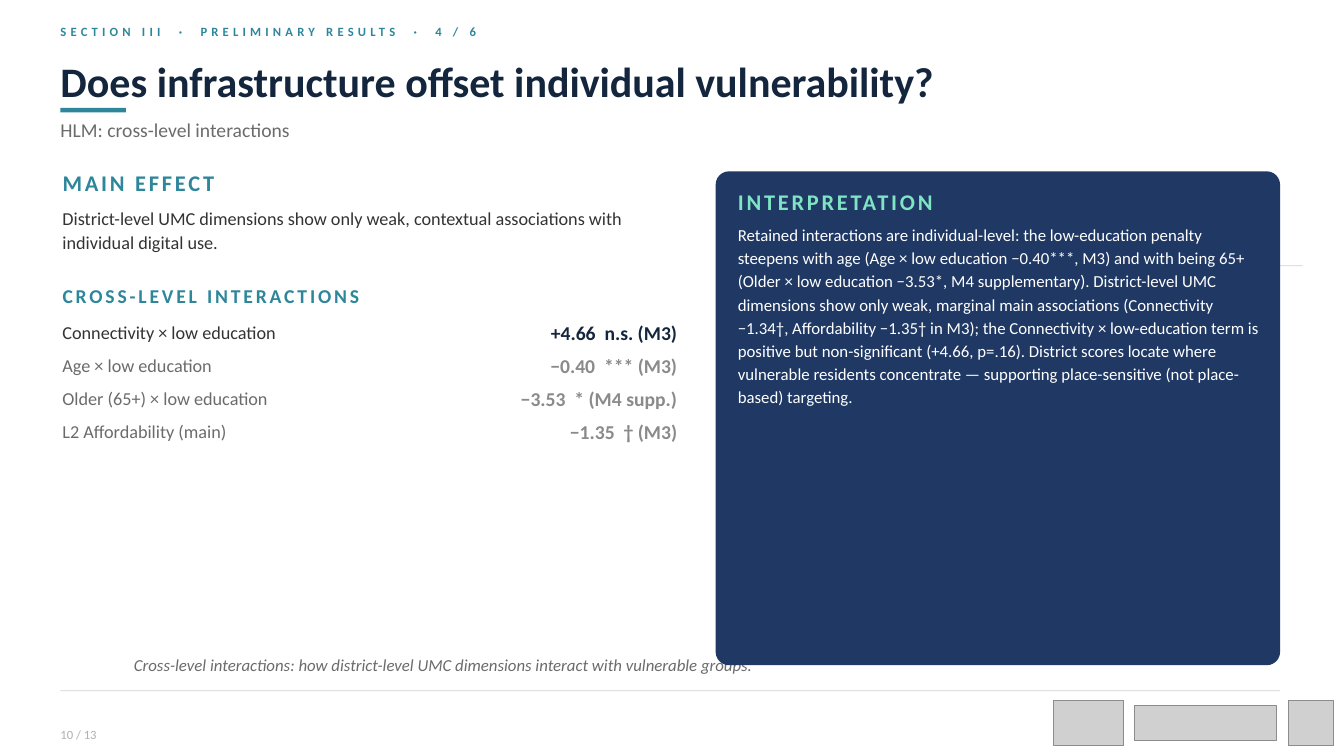
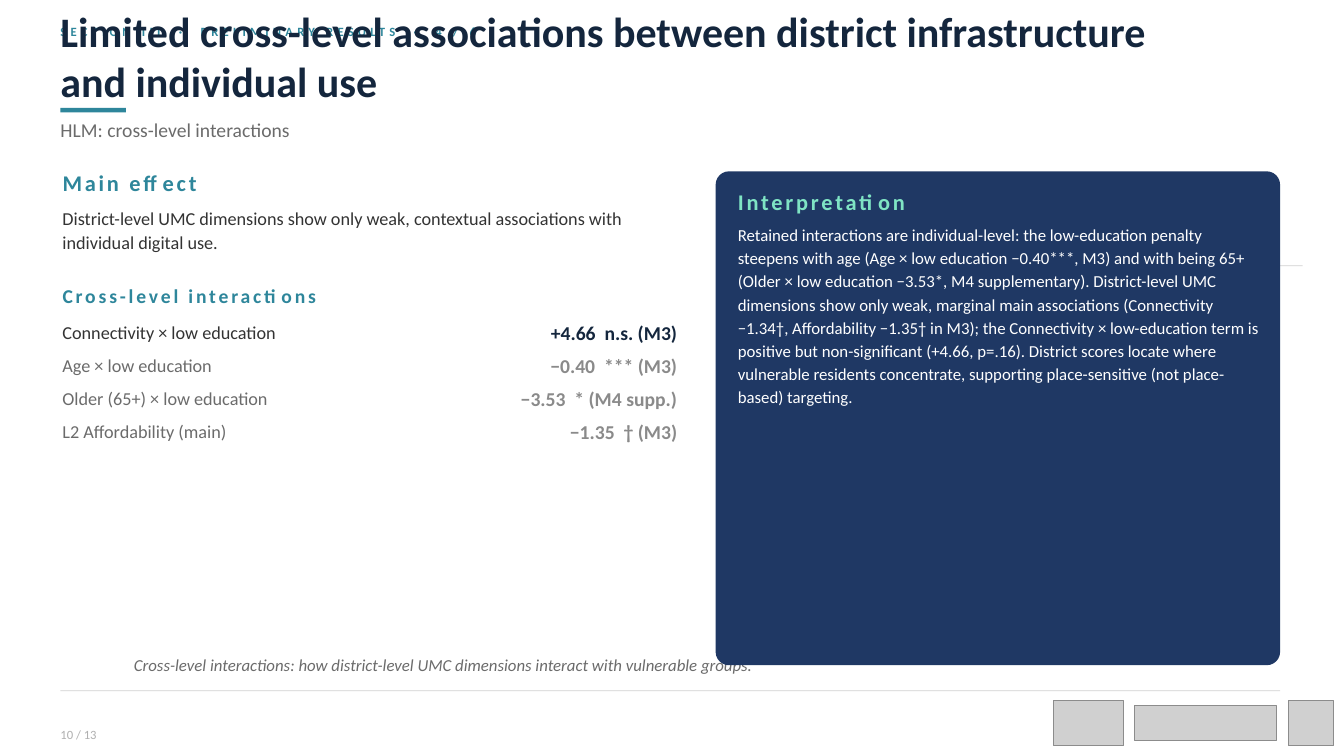
Before and after one commit to ITU-project-team/umc, a slide deck: slide 9 of ppt/HighFive_Step3_Submission.pptx. Drawn at 1344x756 pixels with LibreOffice and Linux fonts; fonts in the diff are those of the drawing; grey boxes stand for pictures. Boxes give left, top, right and bottom in pixels: in the first picture for what was removed or moved away, otherwise in the second. Text is boxed around its words. In the diff, an @@ line names an element or a change of style, - is before the commit and + after.

Commit message:
De-Claude PPT submission: declarative titles, numeric consistency
- Convert four question-form result titles (S6, S8, S9, S11) to finding statements.
- Soften ALL-CAPS labels; replace status glyphs with text legend on S12;
  redistribute em-dash constructions to colons/periods.
- Temper causal-overreach phrasing on S7 to pattern/observation framing.
- Reconcile corpus figures to the S4 funnel (1,287,761 / 480,972) on S10 chips;
  fix S8 page number 9->8. Content unchanged; tone, labels, and figure
  consistency only. No raw post text or IDs.

```diff
--- a/ppt/HighFive_Step3_Submission.pptx
+++ b/ppt/HighFive_Step3_Submission.pptx
@@ text at (60,17,1146,98): text changed @@
-Does infrastructure offset individual vulnerability?
+Limited cross-level associations between district infrastructure and individual use
@@ text at (738,187,1262,217): text changed @@
-INTERPRETATION
+Interpretation
@@ text at (738,229,1258,406): text changed @@
-Retained interactions are individual-level: the low-education penalty steepens with age (Age × low education −0.40***, M3) and with being 65+ (Older × low education −3.53*, M4 supplementary). District-level UMC dimensions show only weak, marginal main associations (Connectivity −1.34†, Affordability −1.35† in M3); the Connectivity × low-education term is positive but non-significant (+4.66, p=.16). District scores locate where vulnerable residents concentrate — supporting place-sensitive (not place-based) targeting.
+Retained interactions are individual-level: the low-education penalty steepens with age (Age × low education −0.40***, M3) and with being 65+ (Older × low education −3.53*, M4 supplementary). District-level UMC dimensions show only weak, marginal main associations (Connectivity −1.34†, Affordability −1.35† in M3); the Connectivity × low-education term is positive but non-significant (+4.66, p=.16). District scores locate where vulnerable residents concentrate, supporting place-sensitive (not place-based) targeting.
@@ text at (178,425,226,441): text changed @@
-MAIN EFFECT
+Main effect
@@ text at (134,659,295,671): text changed @@
-CROSS-LEVEL INTERACTIONS
+Cross-level interactions
```
Also in this commit, not shown: 7 other slides changed.
